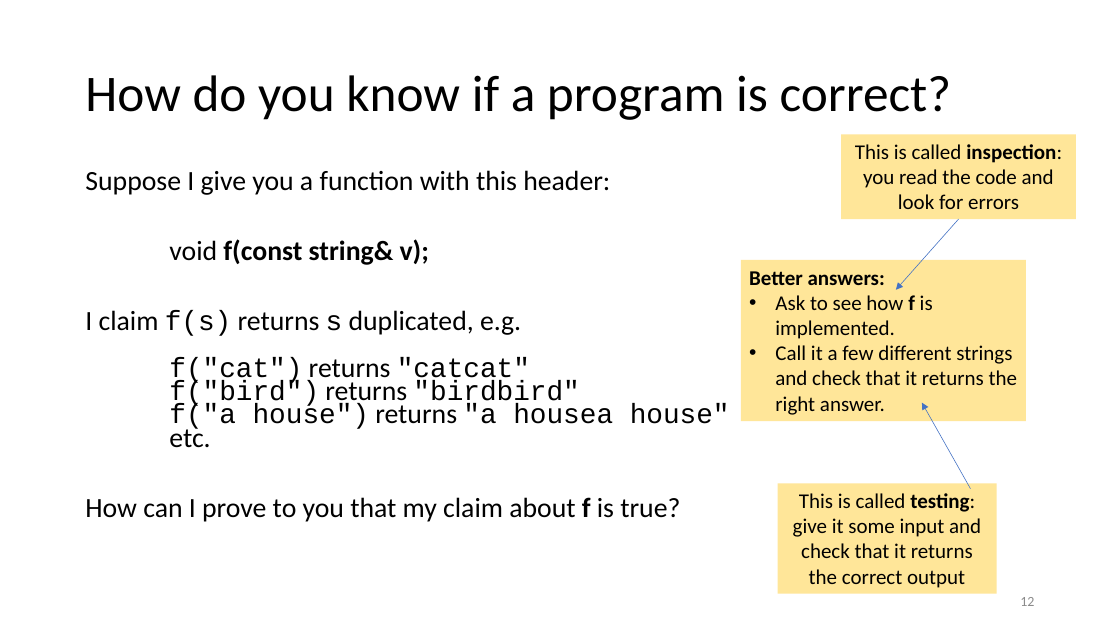
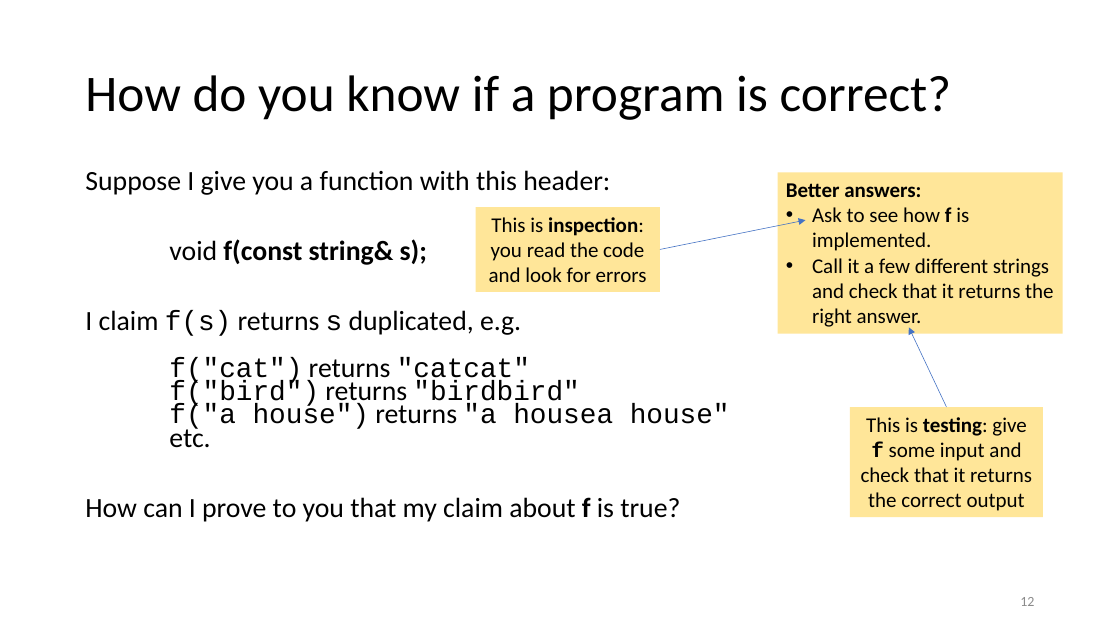
Before and after one commit to tjd1234/cmpt135spring2024, a slide deck: slide 12 of sample_code/week2/week2_cmpt135.pptx. Drawn at 1120x630 pixels with LibreOffice and Linux fonts; fonts in the diff are those of the drawing. Boxes give left, top, right and bottom in pixels: in the first picture for what was removed or moved away, otherwise in the second. Text is boxed around its words. In the diff, an @@ line names an element or a change of style, - is before the commit and + after.

```diff
--- a/sample_code/week2/week2_cmpt135.pptx
+++ b/sample_code/week2/week2_cmpt135.pptx
@@ rectangle "Better answers:": place and size @@
-rectangle "Better answers:" at bbox=[741, 260, 1026, 421]
+rectangle "Better answers:" at bbox=[778, 172, 1063, 334]
@@ rectangle "This is inspection: you read ...": place and size @@
-rectangle "This is inspection: you read ..." at bbox=[841, 134, 1076, 219]
+rectangle "This is inspection: you read ..." at bbox=[476, 207, 660, 292]
@@ text at bbox=[169, 239, 427, 265]: text changed @@
-void f(const string& v);
+void f(const string& s);
@@ text in rectangle at bbox=[489, 217, 647, 282]: text changed @@
-This is called inspection: you read the code and look for errors
+This is inspection: you read the code and look for errors
@@ arrow moved from (959, 219) - (897, 290) to (660, 250) - (806, 220) @@
@@ arrow moved from (970, 489) - (923, 402) to (947, 408) - (909, 328) @@
@@ rectangle "This is testing: give f ...": place and size @@
-rectangle "This is testing: give f ..." at bbox=[778, 484, 997, 594]
+rectangle "This is testing: give f ..." at bbox=[850, 408, 1044, 518]
@@ text in rectangle at bbox=[861, 417, 1032, 511]: text changed @@
-This is called testing: give it some input and check that it returns the correct output
+This is testing: give f some input and check that it returns the correct output
```
Also in this commit, not shown: 15 other slides changed, 20 slides added, 5 other files.
